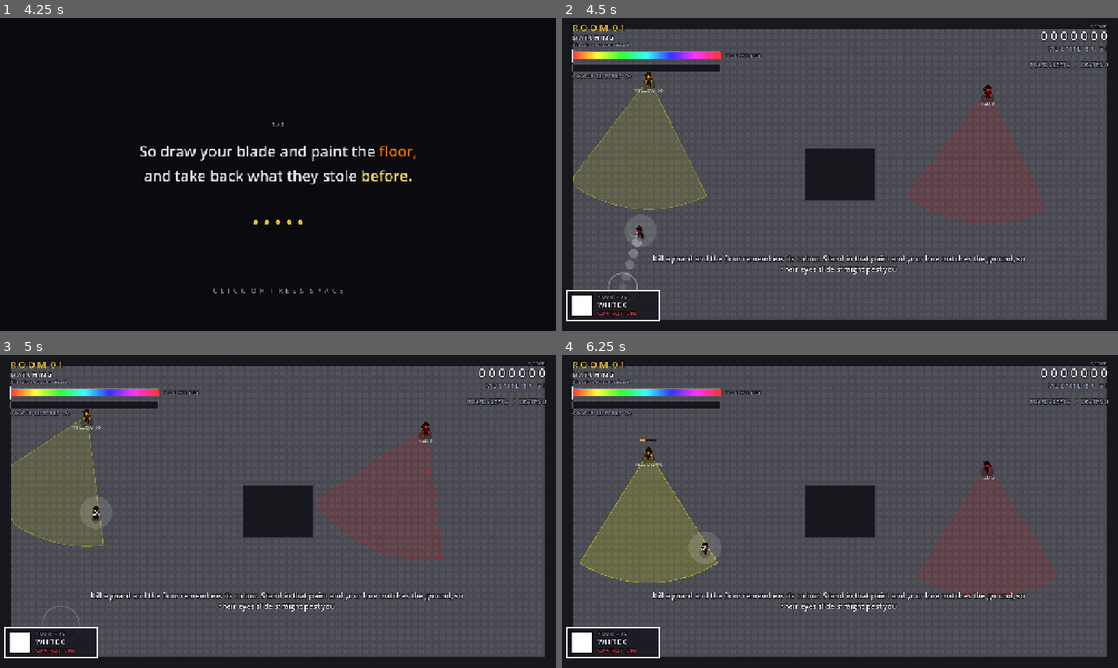
Above: before the commit, frames 1-4 (two rows, left to right).
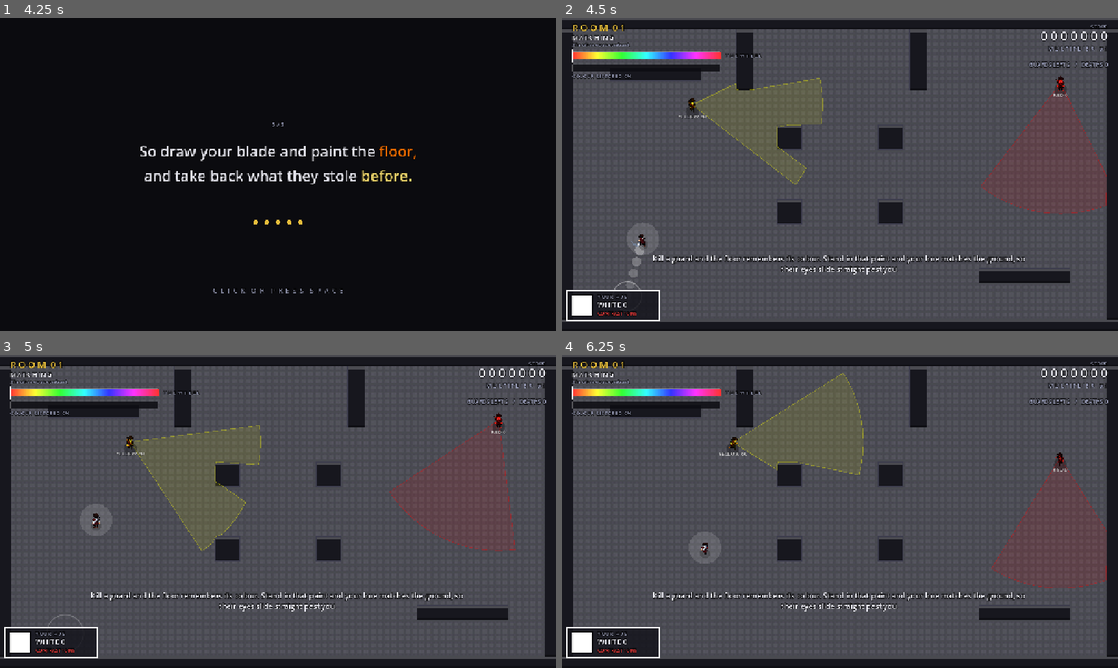
Above: after the commit, the same moments.

Repository: zeditya/hue-massacre
Game: Godot game, scene res://scenes/main.tscn
The game is run twice, just before and just after one commit, with the same random seed, the same clock (stepped at 60 frames per second) and the same inputs.
Inputs (mouse positions are in pixels of both pictures, inside the frame that each line leads up to):
- Up to frame 1 (4.25 s): tap Enter (ui_accept) at 0.5, 0.77, 3.77 s; move the mouse to (400, 158) at 0.52 s; hold D (move_right) 0.53-1.25 s; tap Space (dash) at 0.6, 2.1, 3.6 s; click (400, 158) at 0.67 s; drag from (166, 190) to (250, 237) at 1.27 s; move the mouse to (333, 105) at 2.02 s; hold D (move_right) 2.03-2.75 s; drag from (250, 237) to (111, 127) at 2.77 s; move the mouse to (444, 221) at 3.52 s; hold A (move_left) from 3.53 s (still down)
- Up to frame 2 (4.5 s): release A (move_left) at 4.25 s; drag from (673, 127) to (756, 96) at 4.27 s
- Up to frame 3 (5 s): no input
- Up to frame 4 (6.25 s): move the mouse to (867, 511) at 5.02 s; hold S (move_down) 5.03-5.75 s; tap Space (dash) at 5.1 s; click (867, 511) at 5.17 s; drag from (756, 433) to (728, 527) at 5.77 s

Frame 1 is identical in both runs. In frame 2, 7.9% of the frame differs, in the area x 0-100%, y 0-98%; in frame 3, 7.9%; in frame 4, 13%.

Commit message:
feat: redesign all four rooms so each one is a different kind of space
The rooms were four variations of an empty box with a couple of rectangles in
them. They are now distinct floor plans that do structural work:

  01 an open plaza with a colonnade and ceiling alcoves - almost no real cover,
     so paint genuinely is your only hiding place;
  02 two crossing lanes whose single junction is where red and blue mix;
  03 a broken central spine that splits the room into wings with two doorways;
  04 an arena with a central lane and cover blocks for the boss fight.

Guard routes were re-authored against the new geometry, and walls now render
with a lit top band and a shadowed lip so they read as solid objects rather than
flat fills. Each room also carries its own wall tint.

All 129 checks still pass, including the geometry section that re-measures every
patrol route against every wall.

🤖 Generated with Codebuff
Co-Authored-By: Codebuff <noreply@codebuff.com>

Diff:
--- a/scripts/level_data.gd
+++ b/scripts/level_data.gd
@@ -11,6 +11,22 @@
 ## Coordinate system: the camera-free playfield is exactly 1280x720 with a
 ## 26px wall all the way around. Interior obstacles are listed per room; the
 ## border is generated by `border_walls()`.
+##
+## EACH ROOM IS A DIFFERENT SPACE, ON PURPOSE
+##   Rooms are not four variations of an empty box. Architecture is used to
+##   change how far a guard can SEE and how the player has to move:
+##
+##     ROOM 01  AN OPEN PLAZA      four pillars and two low walls, so there is
+##                                 almost nowhere to break line of sight. The
+##                                 lesson is that paint, not furniture, is
+##                                 your cover.
+##     ROOM 02  TWO LONG LANES     a horizontal lane and a vertical lane crossing
+##                                 at one point, so their paint meets.
+##     ROOM 03  A SPLIT SPINE      a broken central wall divides the room into
+##                                 wings with two doorways, giving five guards
+##                                 room to work and the player somewhere to run.
+##     ROOM 04  THE ARENA          two long flanking walls and a pair of cover
+##                                 blocks in the middle lane.
 ##
 ## THE COLOUR WHEEL.
 ## The six guard colours are exact HSV hues, written out as RGB because a
@@ -72,9 +88,18 @@
 
 
 ## Every room in play order. Room index 3 is the boss room.
+##
+## Layout guidance when you edit this file:
+##   * interior obstacles must sit inside 26..1254 across and 26..694 down,
+##   * guard AABBs are 14px (the boss is 34px), so leave 40px+ between a patrol
+##     point and any wall - the test suite measures this and will fail loudly,
+##   * keep the player's `start` at least 14px clear of every wall.
 const ROOMS: Array = [
 	# -----------------------------------------------------------------------
 	# ROOM 1 - teaches HIDING BY MATCHING
+	# An open plaza. Four pillars break the space into a loose grid and two low
+	# walls give the corners a little shape, but the middle is wide open - so
+	# until you have paint on the floor, you are the most visible thing in it.
 	# -----------------------------------------------------------------------
 	{
 		"id": 0,
@@ -82,25 +107,39 @@
 		"title": "MATCHING",
 		"lesson": "Simultaneous contrast",
 		"hint": "Kill a guard and the floor remembers its colour. Stand in that paint and your hue matches the ground, so their eyes slide straight past you.",
+		"wall_color": Color(0.09, 0.09, 0.12),
 		"walls": [
-			Rect2(560.0, 300.0, 160.0, 120.0),
-		],
-		"start": Vector2(140.0, 620.0),
+			# The colonnade: a 2x2 grid of pillars around the centre.
+			Rect2(496.0, 246.0, 56.0, 56.0),
+			Rect2(728.0, 246.0, 56.0, 56.0),
+			Rect2(496.0, 418.0, 56.0, 56.0),
+			Rect2(728.0, 418.0, 56.0, 56.0),
+			# Two low walls pinned to opposite corners.
+			Rect2(110.0, 110.0, 210.0, 34.0),
+			Rect2(960.0, 576.0, 210.0, 34.0),
+			# Two walls hanging down from the ceiling, so the top of the room
+			# has alcoves to break a sightline without giving real cover.
+			Rect2(400.0, 26.0, 40.0, 140.0),
+			Rect2(800.0, 26.0, 40.0, 140.0),
+		],
+		"start": Vector2(150.0, 640.0),
 		"start_color": Color(1.0, 1.0, 1.0),
 		"guards": [
 			{
 				"color": Color(1.0, 0.0, 0.0),
-				"pos": Vector2(980.0, 170.0),
-				"path": [Vector2(980.0, 170.0), Vector2(980.0, 560.0), Vector2(760.0, 560.0), Vector2(760.0, 170.0)],
-				"speed": 70.0,
-				"cone": 300.0,
-			},
-			{
-				# YELLOW 60 deg.
+				# RED walks the right-hand side, top to bottom, a wide loop.
+				"pos": Vector2(1148.0, 150.0),
+				"path": [Vector2(1148.0, 150.0), Vector2(1148.0, 520.0), Vector2(880.0, 520.0), Vector2(880.0, 150.0)],
+				"speed": 72.0,
+				"cone": 300.0,
+			},
+			{
+				# YELLOW 60 deg. A big loop AROUND the colonnade, so it keeps
+				# re-appearing on the far side of the pillars.
 				"color": Color(1.0, 1.0, 0.0),
-				"pos": Vector2(200.0, 140.0),
-				"path": [Vector2(200.0, 140.0), Vector2(200.0, 600.0), Vector2(440.0, 600.0), Vector2(440.0, 140.0)],
-				"speed": 70.0,
+				"pos": Vector2(300.0, 200.0),
+				"path": [Vector2(300.0, 200.0), Vector2(900.0, 200.0), Vector2(900.0, 520.0), Vector2(300.0, 520.0)],
+				"speed": 78.0,
 				"cone": 300.0,
 			},
 		],
@@ -108,6 +147,9 @@
 
 	# -----------------------------------------------------------------------
 	# ROOM 2 - teaches COLOUR MIXING
+	# Two lanes. RED owns the horizontal one, BLUE the vertical one, and they
+	# cross at exactly one point: (640, 300). That crossing is the whole lesson,
+	# because two puddles overlapping there average to VIOLET - and so do you.
 	# -----------------------------------------------------------------------
 	{
 		"id": 1,
@@ -115,15 +157,23 @@
 		"title": "MIXING",
 		"lesson": "Additive hue blending",
 		"hint": "Red and blue patrol across each other. Kill both where their paint can meet: two puddles averaging on the wheel make VIOLET, and so do you.",
+		"wall_color": Color(0.10, 0.09, 0.11),
 		"walls": [
+			# Vertical baffles that define the lanes without sealing them.
 			Rect2(300.0, 420.0, 40.0, 240.0),
 			Rect2(480.0, 60.0, 40.0, 200.0),
+			Rect2(904.0, 420.0, 40.0, 240.0),
+			Rect2(760.0, 60.0, 40.0, 200.0),
+			# One small block, deliberately off the crossing, so the centre reads
+			# as an open junction rather than a corridor.
+			Rect2(544.0, 176.0, 48.0, 48.0),
 		],
 		"start": Vector2(150.0, 640.0),
 		"start_color": Color(1.0, 1.0, 1.0),
 		"guards": [
 			{
 				"color": Color(1.0, 0.0, 0.0),
+				# RED sweeps the horizontal lane straight through the junction.
 				"pos": Vector2(140.0, 300.0),
 				"path": [Vector2(140.0, 300.0), Vector2(1140.0, 300.0)],
 				"speed": 80.0,
@@ -143,7 +193,7 @@
 				# needed for a combo. Room 2 cannot combo by accident.
 				"color": Color(1.0, 0.50, 0.0),
 				"pos": Vector2(1150.0, 600.0),
-				"path": [Vector2(1150.0, 600.0), Vector2(1150.0, 120.0), Vector2(900.0, 120.0), Vector2(900.0, 600.0)],
+				"path": [Vector2(1150.0, 600.0), Vector2(1150.0, 120.0), Vector2(1000.0, 120.0), Vector2(1000.0, 600.0)],
 				"speed": 85.0,
 				"cone": 300.0,
 			},
@@ -152,6 +202,9 @@
 
 	# -----------------------------------------------------------------------
 	# ROOM 3 - teaches COMPLEMENT COMBOS (and there are a lot of guards)
+	# A split spine: a broken wall runs down the middle of the room with two
+	# doorways cut into it. Four guards hold the wings and a fifth roams the
+	# bottom corridor, so you are always choosing which side to run to.
 	# -----------------------------------------------------------------------
 	{
 		"id": 2,
@@ -159,10 +212,18 @@
 		"title": "COMPLEMENTS",
 		"lesson": "Complementary contrast",
 		"hint": "Opposite hues on the wheel cancel out. Kill YELLOW then BLUE, or GREEN then PURPLE, inside three seconds and the score doubles.",
+		"wall_color": Color(0.09, 0.10, 0.12),
 		"walls": [
+			# The spine: a wall from the ceiling, a central block, and a floating
+			# stub below it. The gaps between them are the two doorways.
+			Rect2(610.0, 30.0, 60.0, 220.0),
 			Rect2(600.0, 320.0, 80.0, 80.0),
+			Rect2(610.0, 470.0, 60.0, 150.0),
+			# Two staging blocks along the bottom, and stubs on the top corners.
 			Rect2(180.0, 520.0, 140.0, 40.0),
 			Rect2(960.0, 520.0, 140.0, 40.0),
+			Rect2(150.0, 26.0, 180.0, 40.0),
+			Rect2(950.0, 26.0, 180.0, 40.0),
 		],
 		"start": Vector2(70.0, 100.0),
 		"start_color": Color(1.0, 1.0, 1.0),
@@ -211,6 +272,9 @@
 
 	# -----------------------------------------------------------------------
 	# ROOM 4 - THE COLLECTOR (boss)
+	# An arena: two long walls stake out a central lane, and two cover blocks
+	# sit inside it so you can break the boss's line of sight while you wait for
+	# the wheel to come round.
 	# -----------------------------------------------------------------------
 	{
 		"id": 3,
@@ -218,9 +282,14 @@
 		"title": "THE COLLECTOR",
 		"lesson": "Complementary cancellation",
 		"hint": "BOSS ROOM: He drinks the wheel and spins it. Cut him while YOUR hue is on his exact complement (opposite on the colour wheel). Strike inside the gold band!",
+		"wall_color": Color(0.12, 0.08, 0.13),
 		"walls": [
+			# The two long flanks of the central lane.
 			Rect2(400.0, 180.0, 40.0, 360.0),
 			Rect2(840.0, 180.0, 40.0, 360.0),
+			# Cover inside the lane, left and right of the boss's patrol line.
+			Rect2(470.0, 300.0, 80.0, 80.0),
+			Rect2(730.0, 300.0, 80.0, 80.0),
 		],
 		"start": Vector2(70.0, 70.0),
 		# The spark enters the last room burning pure red, so the boss window is
@@ -246,7 +315,7 @@
 			{
 				"color": Color(1.0, 0.0, 0.0),
 				"pos": Vector2(1140.0, 150.0),
-				"path": [Vector2(1140.0, 150.0), Vector2(1140.0, 580.0), Vector2(620.0, 580.0), Vector2(620.0, 150.0)],
+				"path": [Vector2(1140.0, 150.0), Vector2(1140.0, 590.0), Vector2(620.0, 590.0), Vector2(620.0, 150.0)],
 				"speed": 62.0,
 				"chase": 118.0,
 				"cone": 380.0,
--- a/scripts/room.gd
+++ b/scripts/room.gd
@@ -55,6 +55,9 @@
 
 var spawn_point: Vector2 = Vector2.ZERO
 var _walls: Array = []
+## Per-room wall tint, from the room's "wall_color", so the four rooms do not
+## all read as the same grey box.
+var _wall_tint: Color = Color(0.09, 0.09, 0.12)
 var _player_gone: bool = false
 var _cleared: bool = false
 var _last_boss_vulnerable: bool = false
@@ -69,6 +72,7 @@
 	_walls = LevelData.border_walls()
 	for extra in data["walls"]:
 		_walls.append(extra)
+	_wall_tint = data.get("wall_color", wall_colour)
 
 	_build_wall_bodies()
 
@@ -326,8 +330,7 @@
 
 	# Walls, drawn on top of the floor.
 	for r in _walls:
-		draw_rect(r, wall_colour, true)
-		draw_rect(r, wall_edge_colour, false, 1.5)
+		_draw_wall(r)
 
 	# The spawn ring: a visible countdown telling you the guards are still
 	# waking up, so the first second of a level is never a surprise death.
@@ -335,6 +338,25 @@
 		var left: float = 1.0 - time_in_room / LevelData.SPAWN_GRACE
 		draw_arc(spawn_point, 30.0 + 26.0 * (1.0 - left), 0.0, TAU, 48,
 			Color(1.0, 1.0, 1.0, 0.45 * left), 2.0, true)
+
+
+## One wall block, given a little height: a lit top band, the body, and a
+## shadow along the bottom edge. Three cheap `draw_rect` calls turn what used to
+## be a flat grey rectangle into something that reads as a solid object, which
+## matters when the whole room is built out of them.
+func _draw_wall(r: Rect2) -> void:
+	var body: Color = _wall_tint
+	var lit: Color = body.lightened(0.22)
+	var cap: float = minf(6.0, r.size.y * 0.4)
+
+	draw_rect(r, body, true)
+	# Lit top band - the face pointing at the "camera" is brighter.
+	draw_rect(Rect2(r.position, Vector2(r.size.x, cap)), lit, true)
+	# Shadowed lower lip, so blocks look like they have thickness.
+	var lip: float = minf(4.0, r.size.y * 0.3)
+	draw_rect(Rect2(r.position + Vector2(0.0, r.size.y - lip), Vector2(r.size.x, lip)),
+		Color(0.0, 0.0, 0.0, 0.35), true)
+	draw_rect(r, wall_edge_colour, false, 1.5)
 
 
 ## The floor under everything. Prefers the baked tiled floor and falls back to
Not shown, changed: README.md
